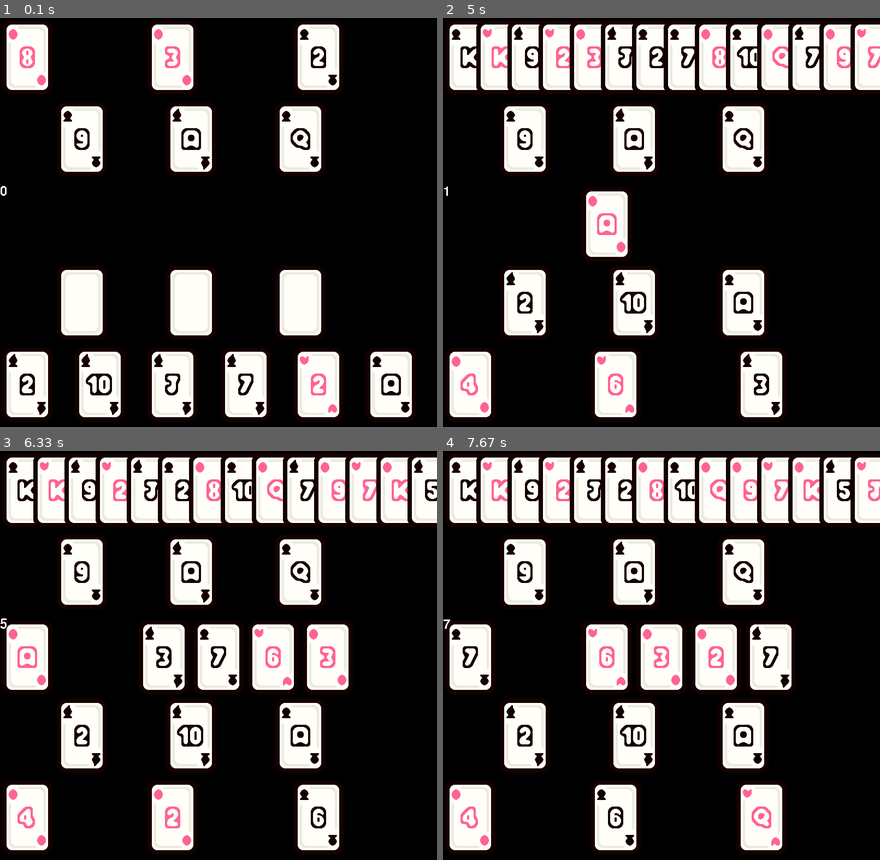
Above: before the commit, frames 1-4 (two rows, left to right).
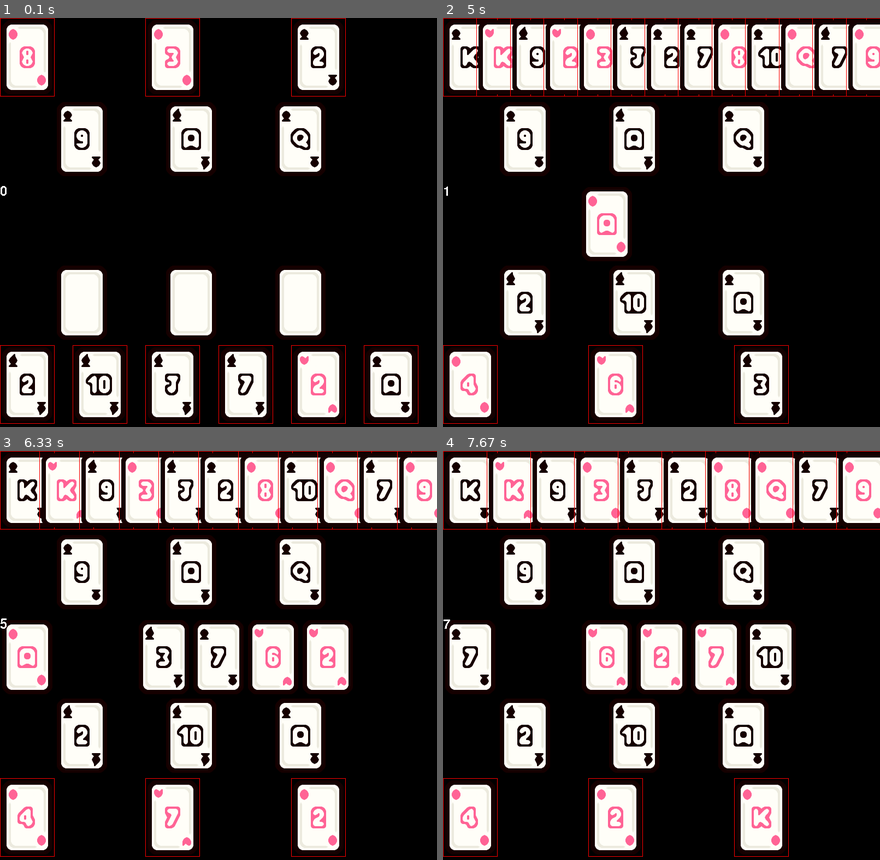
Above: after the commit, the same moments.

Repository: Zomby-Fraser/CastlePyGame
Game: pygame game, started from main.py
The game is run twice, just before and just after one commit, with the same random seed, the same clock (stepped at 60 frames per second) and the same inputs.
Inputs (mouse positions are in pixels of both pictures, inside the frame that each line leads up to):
- Up to frame 1 (0.1 s): no input
- Up to frame 2 (5 s): click (469, 386) at 0.38 s; click (469, 386) at 0.72 s; click (796, 386) at 1.05 s; click (469, 386) at 1.38 s; click (617, 386) at 1.72 s; click (762, 386) at 2.05 s; click (469, 386) at 3.38 s; click (762, 386) at 4.72 s
- Up to frame 3 (6.33 s): click (319, 819) at 5.05 s; click (152, 794) at 5.88 s
- Up to frame 4 (7.67 s): click (617, 819) at 6.72 s

The runs differ from the first frame. In frame 1, 0.7% of the frame differs, in the area x 0-96%, y 0-100%; in frame 2, 8.0%; in frame 3, 8.3%; in frame 4, 8.7%, in the area x 0-100%, y 0-100%.

Commit message:
add universal config class

Diff:
--- /dev/null
+++ b/config.py
@@ -0,0 +1,4 @@
+class Config:
+    def __init__(self, window_x, window_y):
+        self.window_x = window_x
+        self.window_y = window_y
--- a/draw.py
+++ b/draw.py
@@ -1,10 +1,9 @@
 import pygame
 
 class Draw:
-    def __init__(self, window, window_x, window_y, player_list, card_images, font):
+    def __init__(self, config, window, player_list, card_images, font):
         self.window = window
-        self.window_x = window_x
-        self.window_y = window_y
+        self.config = config
         self.player_list = player_list
         self.card_images = card_images
         self.font = font
@@ -20,8 +19,10 @@
         for j, player in enumerate(self.player_list):
             for i, card in enumerate(player.hand):
                 card_rect = player.hand_rect[i]
-                card_rect[0] = (i)*self.window_x/len(player.hand)
-                self.window.blit(self.card_images[(card.rank,card.suit)], (card_rect[0], self.window_y-self.player_y_hand[j]))
+                card_rect[0] = (i)*self.config.window_x/len(player.hand)
+                card_rect[1] = self.config.window_y-self.player_y_hand[j]
+                pygame.draw.rect(self.window, (255, 0, 0), card_rect, 1)  # Draws a red outline around the card
+                self.window.blit(self.card_images[(card.rank,card.suit)], (card_rect[0], card_rect[1]))
             for i, card in enumerate(player.castle):
                 card_rect = player.castle_rect[i]
                 if i < 3:
@@ -29,6 +30,6 @@
                 else:
                     self.window.blit(self.card_images[(card.rank,card.suit)], (card_rect[0], card_rect[1]))
         for i, card in enumerate(center_pile):
-            self.window.blit(self.card_images[(card.rank,card.suit)], (self.window_x/2-deck.card_width-50+(100*i), self.window_y/2-deck.card_height+50))
+            self.window.blit(self.card_images[(card.rank,card.suit)], (self.config.window_x/2-deck.card_width-50+(100*i), self.config.window_y/2-deck.card_height+50))
         if len(entire_pile) > 4:
-            self.window.blit(self.card_images[entire_pile[-5].rank, entire_pile[-5].suit], (self.window_x/2-deck.card_width-300, self.window_y/2-deck.card_height+50))
+            self.window.blit(self.card_images[entire_pile[-5].rank, entire_pile[-5].suit], (self.config.window_x/2-deck.card_width-300, self.config.window_y/2-deck.card_height+50))
--- a/main.py
+++ b/main.py
@@ -5,6 +5,7 @@
 from setup import Setup
 from rules import Rules
 from draw import Draw
+from config import Config
 
 
 # Initialize the Pygame font
@@ -15,6 +16,7 @@
 pygame.init()
 window_x = 800
 window_y = 800
+config = Config(window_x,window_y)
 window = pygame.display.set_mode((window_x, window_y))
 pygame.display.set_caption("Card Game")
 
@@ -28,12 +30,12 @@
 deck = Deck()
 deck.shuffle()
 card_images = deck.load_card_images('CuteCards.png')
-player = Player("Player 1", "human", 0, False, None)
-computer = Player("Computer 1", "computer", 1, False, None)
+player = Player(config, "Player 1", "human", 0, False, None)
+computer = Player(config, "Computer 1", "computer", 1, False, None)
 player_list = [player, computer]
-rules = Rules(player_list, debug_mode = True)
-setup = Setup(player_list)
-draw_tool = Draw(window, window_x, window_y, player_list, card_images, font)
+rules = Rules(config, player_list, debug_mode = True)
+setup = Setup(config, player_list)
+draw_tool = Draw(config, window, player_list, card_images, font)
 
 while running:
     # Event handling
@@ -52,18 +54,20 @@
                     break
 
         if active_player:
-            next_player = active_player.play_hand(event, center_pile, entire_pile, deck, window_y, player_list)
-            active_player.refill_hand(deck, window_y)
+            next_player = active_player.play_hand(event, center_pile, entire_pile, deck, player_list)
+            active_player.refill_hand(deck)
             active_player = next_player
+
+    #Clear the de
 
     ####Setup the game
     #Create both player's initial Castle and their locations on-screen.
     if not player.castle and not computer.castle:
-        setup.setup_castle(deck, window_y)
+        setup.setup_castle(deck)
 
     #Create bother player's hands and their locations on screen
     if not player.hand and not computer.hand:
-        setup.deal_init_hand(deck, window_y)
+        setup.deal_init_hand(deck)
 
     #Have the computer player randomly select which cards to put on the castle.
     if len(computer.castle) == 3:
--- a/player.py
+++ b/player.py
@@ -3,7 +3,7 @@
 import random
 
 class Player:
-    def __init__(self, name, type, id, debug_mode = False, debug_type = "Always Playable"):
+    def __init__(self, config, name, type, id, debug_mode = False, debug_type = "Always Playable"):
         self.hand = []
         self.castle = []
         self.hand_rect = []
@@ -13,13 +13,14 @@
         self.type = type
         self.debug_mode = debug_mode
         self.debug_type = debug_type
+        self.config = config
 
     def print_hand(self):
         for card in self.hand:
             print(card)
 
-    def play_hand(self, event, center_pile, entire_pile, deck, window_y, player_list):
-        rules = Rules(player_list, debug_mode = self.debug_mode, debug_type = self.debug_type)
+    def play_hand(self, event, center_pile, entire_pile, deck, player_list):
+        rules = Rules(self.config, player_list, debug_mode = self.debug_mode, debug_type = self.debug_type)
         active_player = None
 
         #If the player is of type "human"
@@ -29,7 +30,9 @@
                 self.print_hand()
                 print(entire_pile[-1])
                 self.hand = self.hand + entire_pile
-                self.hand_rect = self.hand_rect + [pygame.Rect(0,0,deck.card_width, deck.card_height)]*len(entire_pile)
+                for i in range(len(entire_pile)):
+                    new_rect = pygame.Rect((i)*1000/len(self.hand), 0, deck.card_width, deck.card_height)
+                    self.hand_rect.append(new_rect)
                 center_pile.clear()
                 entire_pile.clear()
 
@@ -44,6 +47,7 @@
                 to_remove = None
                 for i, (card_rect, card) in enumerate(zip(self.hand_rect, self.hand)):
                     if card_rect.collidepoint(mouse_x, mouse_y):
+                        print(f"Clicked on card {card}")  # Print which card was clicked on
                         if (len(entire_pile) > 0 and rules.is_card_playable(self.hand[i], center_pile[-1], self.debug_mode, self.debug_type)) or len(entire_pile) == 0:
                             center_pile.append(self.hand[i])
                             entire_pile.append(self.hand[i])
@@ -57,8 +61,9 @@
                 if to_remove is not None:
                     self.hand_rect.pop(to_remove)  # Remove the card's Rect from hand
                     self.hand.pop(to_remove)  # Remove the card from hand
-                    self.hand.append(deck.draw_card())
-                    self.hand_rect.append(pygame.Rect(0, window_y-200, deck.card_width, deck.card_height))
+                    if len(self.hand) < 3:
+                        self.hand.append(deck.draw_card())
+                        self.hand_rect.append(pygame.Rect(0, self.config.window_y-200, deck.card_width, deck.card_height))
                     active_player = self.next_turn(player_list)
                     return active_player
 
@@ -80,8 +85,9 @@
                 center_pile.pop(0)
             self.hand_rect.pop(index_of_selected_card)  # Remove the card's Rect from hand
             self.hand.pop(index_of_selected_card)  # Remove the card from hand
-            self.hand.append(deck.draw_card())
-            self.hand_rect.append(pygame.Rect(0, window_y-800, deck.card_width, deck.card_height))
+            if len(self.hand) < 3:
+                self.hand.append(deck.draw_card())
+                self.hand_rect.append(pygame.Rect(0, self.config.window_y-800, deck.card_width, deck.card_height))
             active_player = self.next_turn(player_list)
             return active_player
         return self
@@ -99,7 +105,7 @@
             active_player = player_list[0]
         return active_player
 
-    def refill_hand(self, deck, window_y):
+    def refill_hand(self, deck):
         while len(self.hand) < 3:
             self.hand.append(deck.draw_card())
-            self.hand_rect.append(pygame.Rect(0, window_y-200, deck.card_width, deck.card_height))
+            self.hand_rect.append(pygame.Rect(0, self.config.window_y-200, deck.card_width, deck.card_height))
--- a/rules.py
+++ b/rules.py
@@ -1,18 +1,19 @@
 import pygame
 
 class Rules:
-    def __init__(self, player_list, debug_mode = False, debug_type = "Always Playable"):
+    def __init__(self, config, player_list, debug_mode = False, debug_type = "Always Playable"):
         self.debug_mode = debug_mode
         self.player_list = player_list
         self.debug_type = debug_type
+        self.config = config
 
     def is_card_playable(self, selected_card, top_pile_card, player_debug = False, debug_type = "Always Playable"):
-        if self.debug_mode and player_debug and debug_type == "Always Playable":
+        if not top_pile_card:
+            return True
+        elif self.debug_mode and player_debug and debug_type == "Always Playable":
             return True
         elif self.debug_mode and player_debug and debug_type == "Never Playable":
             return False
-        elif not top_pile_card:
-            return True
         elif selected_card.rank in ["Two", "Three", "Seven", "Ten"]:
             return True
         elif top_pile_card.rank == "Seven" and top_pile_card.value > selected_card.value:
--- a/setup.py
+++ b/setup.py
@@ -4,22 +4,23 @@
 from deck import Card
 
 class Setup:
-    def __init__(self, player_list):
+    def __init__(self, config, player_list):
         self.player_list = player_list
         self.player_y_castle = [350, 650]
         self.player_y_hand = [200, 800]
+        self.config = config
 
-    def setup_castle(self, deck, window_y):
+    def setup_castle(self, deck):
         for i in range(-3, 0):  # i will be -3, -2, -1
             for j in range(len(self.player_list)):
                 self.player_list[j].castle.append(deck.draw_card())
-                self.player_list[j].castle_rect.append((100 + (200 * (i + 3)), window_y-self.player_y_castle[j]))
+                self.player_list[j].castle_rect.append((100 + (200 * (i + 3)), self.config.window_y-self.player_y_castle[j]))
 
-    def deal_init_hand(self, deck, window_y):
+    def deal_init_hand(self, deck):
         for i in range(6):
             for j in range(len(self.player_list)):
                 self.player_list[j].hand.append(deck.draw_card())
-                card_pos = (50 + (100 * i), window_y-self.player_y_hand[j])
+                card_pos = (50 + (100 * i), self.config.window_y-self.player_y_hand[j])
                 self.player_list[j].hand_rect.append(pygame.Rect(*card_pos, deck.card_width, deck.card_height))
 
     def computer_place_castle_cards(self):
